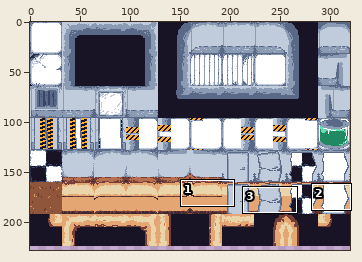
Sprite sheet: Assets/Textures/World/TileSet-World.png. The first picture is a wide view before the edit; the outline marks the close-up.
Close-up. Old version:
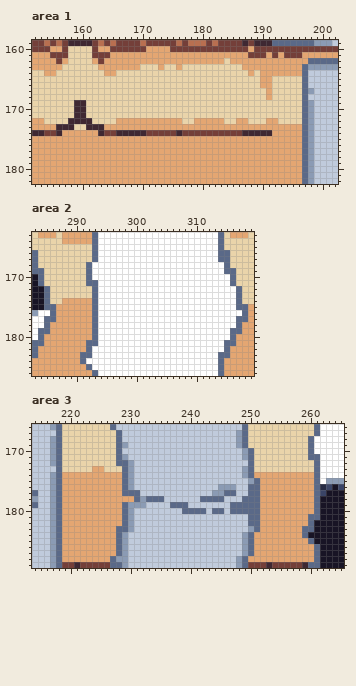
The file is 320x320 pixels. Shown: area 1: x 152..202, y 159..182; area 2: x 283..319, y 163..186; area 3: x 214..265, y 166..189. The wide view leaves out empty margins.
New version:
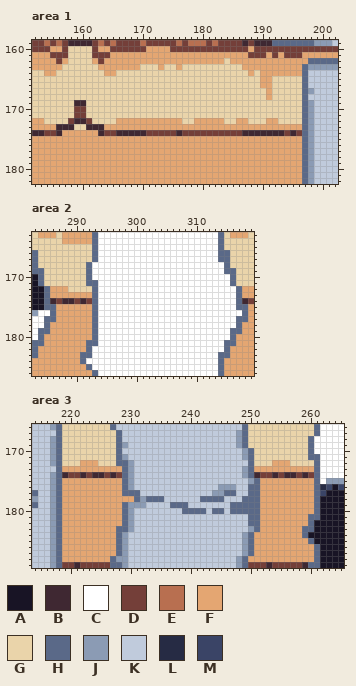
Palette (. is transparent): A #181425  B #3f2832  C #ffffff  D #743f39  E #b86f50  F #e4a672  G #ead4aa  H #5a6988  J #8b9bb4  K #c0cbdc  L #262b44  M #3a4466
Change:
{"where": "area 1"}
{"y":170,"x":159,"old":"BB","new":"DD"}
{"y":171,"x":159,"old":"BB","new":"DD"}
{"y":172,"x":158,"old":"B","new":"D"}
{"y":172,"x":161,"old":"B","new":"D"}
{"y":174,"x":192,"old":"FFFFF","new":"BBDBD"}
{"where": "area 2"}
{"y":172,"x":286,"old":"GGG","new":"FFF"}
{"y":172,"x":318,"old":"GG","new":"FF"}
{"y":173,"x":286,"old":"GGGGGGG","new":"FFFFFFF"}
{"y":173,"x":318,"old":"GG","new":"FF"}
{"y":174,"x":286,"old":"GGFFFFF","new":"BDBBDBD"}
{"y":174,"x":318,"old":"GG","new":"BD"}
{"where": "area 3"}
{"y":172,"x":222,"old":"GGG","new":"FFF"}
{"y":172,"x":254,"old":"GGG","new":"FFF"}
{"y":173,"x":219,"old":"GGGGG","new":"FFFFF"}
{"y":173,"x":226,"old":"GGG","new":"FFF"}
{"y":173,"x":251,"old":"GGGGGGGGGG","new":"FFFFFFFFFF"}
{"y":174,"x":219,"old":"FFFFFFFFFF","new":"BDDBDBBDBD"}
{"y":174,"x":251,"old":"FFFFFFFFFF","new":"BDDBDBBDBD"}
{"label":"changed","picture_box":[68,106,92,124]}
{"label":"changed","picture_box":[272,130,302,136]}
{"label":"changed","picture_box":[50,286,92,304]}
{"label":"changed","picture_box":[242,286,254,304]}
{"label":"changed","picture_box":[62,460,122,478]}
{"label":"changed","picture_box":[254,460,314,478]}
